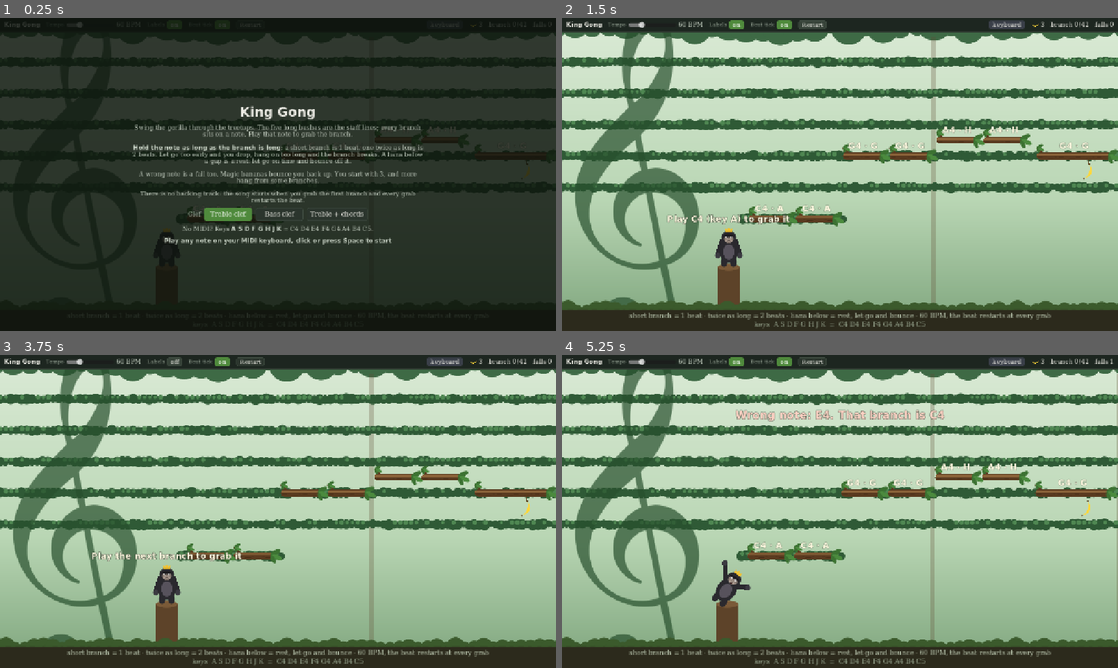
Above: before the commit, frames 1-4 (two rows, left to right).
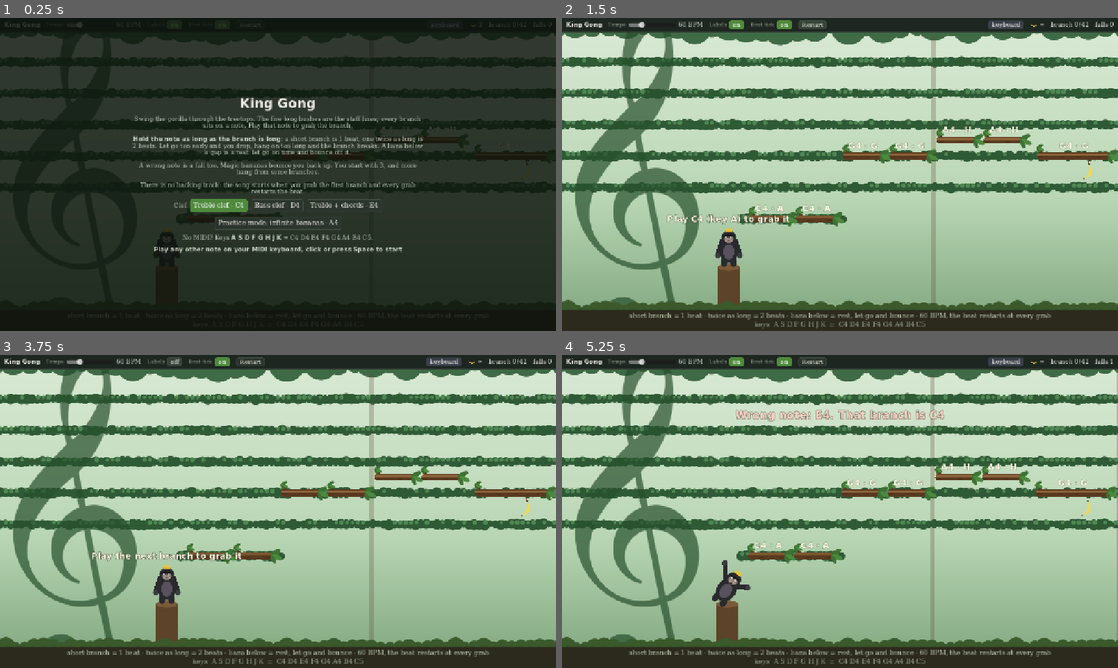
Above: after the commit, the same moments.

Repository: judokas01/midi-game-concepts
Game: Godot game, scene res://main.tscn
The game is run twice, just before and just after one commit, with the same random seed, the same clock (stepped at 60 frames per second) and the same inputs.
Inputs (mouse positions are in pixels of both pictures, inside the frame that each line leads up to):
- Up to frame 1 (0.25 s): no input
- Up to frame 2 (1.5 s): click (840, 224) at 0.5 s, where only the run after the commit has a clickable "Practice mode: infinite banan…"; click "Restart" at 1.25 s
- Up to frame 3 (3.75 s): click "Restart" at 2 s; click "Restart" at 2.75 s; click "on" at 3.5 s
- Up to frame 4 (5.25 s): click "off" at 4.25 s; tap Enter at 5 s; move the mouse to (962, 495) at 5.02 s; hold D from 5.03 s (still down); tap M at 5.1 s; click (962, 495) at 5.17 s

The runs differ from the first frame. In frame 1, 7.9% of the frame differs, in the area x 23-76%, y 25-76%; in frame 2, less than 0.1%; in frame 3, less than 0.1%; in frame 4, less than 0.1%.

Commit message:
midi controls

Diff:
--- a/godot-implementations/king-gong/main.tscn
+++ b/godot-implementations/king-gong/main.tscn
@@ -233,7 +233,7 @@
 offset_left = -280.0
 offset_top = 115.6
 offset_right = 280.0
-offset_bottom = 231.6
+offset_bottom = 275.6
 grow_horizontal = 2
 mouse_filter = 2
 theme_override_styles/panel = SubResource("StyleBoxFlat_panel")
@@ -256,6 +256,26 @@
 theme_override_font_sizes/font_size = 15
 horizontal_alignment = 1
 
+[node name="Buttons" type="HBoxContainer" parent="Hud/EndPanel/Lines"]
+layout_mode = 2
+mouse_filter = 2
+theme_override_constants/separation = 8
+alignment = 1
+
+[node name="Again" type="Button" parent="Hud/EndPanel/Lines/Buttons"]
+custom_minimum_size = Vector2(140, 30)
+layout_mode = 2
+focus_mode = 0
+theme_override_font_sizes/font_size = 15
+text = "Play again"
+
+[node name="Menu" type="Button" parent="Hud/EndPanel/Lines/Buttons"]
+custom_minimum_size = Vector2(140, 30)
+layout_mode = 2
+focus_mode = 0
+theme_override_font_sizes/font_size = 15
+text = "Main menu"
+
 [node name="Bar" type="PanelContainer" parent="Hud"]
 anchors_preset = 10
 anchor_right = 1.0
@@ -496,6 +516,15 @@
 button_group = SubResource("ButtonGroup_hint")
 text = "Bass clef"
 
+[node name="Practice" type="Button" parent="Hud/Overlay/Center/Box"]
+custom_minimum_size = Vector2(0, 30)
+layout_mode = 2
+size_flags_horizontal = 4
+focus_mode = 0
+theme_override_font_sizes/font_size = 15
+toggle_mode = true
+text = "Practice mode: infinite bananas"
+
 [node name="Keys" type="RichTextLabel" parent="Hud/Overlay/Center/Box"]
 layout_mode = 2
 mouse_filter = 2
@@ -508,6 +537,6 @@
 layout_mode = 2
 mouse_filter = 2
 bbcode_enabled = true
-text = "[center][b]Play any note on your MIDI keyboard, click or press Space to start[/b][/center]"
+text = "[center][b]Play any other note on your MIDI keyboard, click or press Space to start[/b][/center]"
 fit_content = true
 scroll_active = false
--- a/godot-implementations/king-gong/scripts/game.gd
+++ b/godot-implementations/king-gong/scripts/game.gd
@@ -33,6 +33,7 @@
 var clef := Song.Clef.TREBLE   # these three are chosen on the start screen
 var chords := false            # the treble clef with chords: a log to break at every chord change
 var hint := ChordLog.Hint.NAME   # what the sign on each log shows
+var practice := false          # the magic bananas never run out
 
 var notes: Array[Song.Note] = []
 var bananas := 0
@@ -87,6 +88,7 @@
 	note_input.source_changed.connect(_on_source_changed)
 	note_input.start_requested.connect(start)
 	note_input.restart_requested.connect(_on_restart_key)
+	note_input.menu_requested.connect(_on_menu_key)
 	hud.start_pressed.connect(start)
 	hud.restart_pressed.connect(restart)
 	hud.tempo_changed.connect(func(v: float) -> void: bpm = v)
@@ -94,6 +96,8 @@
 	hud.tick_toggled.connect(_on_tick_toggled)
 	hud.style_chosen.connect(set_style)
 	hud.hint_chosen.connect(set_hint)
+	hud.practice_toggled.connect(set_practice)
+	hud.menu_pressed.connect(show_menu)
 	if Array(OS.get_cmdline_user_args()).any(func(a: String) -> bool: return a in ["--autoplay", "--perf", "--chords"] or a.begins_with("--shots=")):
 		add_child(preload("res://scripts/dev_autoplay.gd").new())
 	now = now_ms()
@@ -164,6 +168,18 @@
 	_refresh_labels()
 
 
+func set_practice(on: bool) -> void:
+	practice = on
+	_update_hud()
+
+
+## Back to the start screen, with the level laid out again behind it.
+func show_menu() -> void:
+	started = false
+	restart()
+	hud.show_overlay()
+
+
 func beat_ms() -> float:
 	return 60000.0 / bpm
 
@@ -217,6 +233,11 @@
 # ---------------------------------------------------------------- rules
 
 func note_on(m: int, ts: float) -> void:
+	if hud.menu_up():
+		# menus are worked from the MIDI keyboard; on the computer keyboard there is the mouse
+		if note_input.source == "MIDI" and not hud.choose(m) and not started:
+			start()   # any note that picks nothing; it grabs nothing either
+		return
 	if chords and m < SPLIT:
 		_left[m] = true
 		_left_changed(ts)
@@ -379,8 +400,9 @@
 	metronome.cancel_ticks()
 	_blend = {from = render.pos, rot = render.rot, t0 = now_ms(), dur = 450.0, hop = 1.5 * S}
 	state = State.WON
-	hud.show_end("Home in the nest!", "%d fall%s · %d banana%s left · Enter or Restart to play again"
-		% [falls, "" if falls == 1 else "s", bananas, "" if bananas == 1 else "s"])
+	var left := "practice mode" if practice else "%d banana%s left" % [bananas, "" if bananas == 1 else "s"]
+	hud.show_end("Home in the nest!", "%d fall%s · %s · Enter plays again, Esc for the menu"
+		% [falls, "" if falls == 1 else "s", left])
 
 
 func _update(dt: float) -> void:
@@ -404,15 +426,16 @@
 					fall_rot = 0.0
 					land_t = now
 			elif now - land_t > 550.0:
-				if bananas > 0:
-					bananas -= 1
-					_update_hud()
+				if practice or bananas > 0:
+					if not practice:
+						bananas -= 1
+						_update_hud()
 					state = State.BOUNCE
 					bounce_t0 = now
 					world.pop_banana(Vector2(fall_pos.x, Staff.FLOOR_Y - 0.25 * S))
 				else:
 					state = State.OVER
-					hud.show_end("Out of magic bananas", "Made it to branch %d of %d · Enter or Restart to try again"
+					hud.show_end("Out of magic bananas", "Made it to branch %d of %d · Enter tries again, Esc for the menu"
 						% [done_up_to, notes.size()])
 		State.BOUNCE:
 			if now - bounce_t0 > 1100.0:
@@ -422,7 +445,7 @@
 
 
 func _update_hud() -> void:
-	hud.show_stats(bananas, done_up_to, notes.size(), falls)
+	hud.show_stats(-1 if practice else bananas, done_up_to, notes.size(), falls)
 
 
 # ---------------------------------------------------------------- settings
@@ -430,6 +453,11 @@
 func _on_restart_key() -> void:
 	if started:
 		restart()
+
+
+func _on_menu_key() -> void:
+	if started:
+		show_menu()
 
 
 func _on_labels_toggled(on: bool) -> void:
--- a/godot-implementations/king-gong/scripts/hud.gd
+++ b/godot-implementations/king-gong/scripts/hud.gd
@@ -1,6 +1,8 @@
 extends CanvasLayer
 ## Everything drawn over the game: the top bar (settings and score), the start overlay, why
-## you fell, the end panel, the legend, and bananas flying to the counter.
+## you fell, the end panel, the legend, and bananas flying to the counter. The two menus, the
+## start overlay and the end panel, can also be worked from the MIDI keyboard: each button
+## has a note, written on it.
 
 signal start_pressed
 signal restart_pressed
@@ -9,14 +11,23 @@
 signal tick_toggled(on: bool)
 signal style_chosen(clef: Song.Clef, chords: bool)
 signal hint_chosen(hint: ChordLog.Hint)
+signal practice_toggled(on: bool)
+signal menu_pressed
 
 const Song := preload("res://scripts/song.gd")
 const ChordLog := preload("res://scripts/chord_log.gd")
 const Staff := preload("res://scripts/staff.gd")
 const GlowingBanana := preload("res://scenes/glowing_banana.tscn")
 const SOURCE_COLOURS := {"keyboard": Color("3a3f49"), "MIDI": Color("2e8b57")}
+# the note that picks each button, by its path under the menu; on the start screen any other
+# note starts the game
+const START_KEYS := {"Clef/Treble": 60, "Clef/Bass": 62, "Clef/Chords": 64, "Hint/Name": 65, "Hint/Bass": 67,
+	"Practice": 69}
+const END_KEYS := {"Again": 60, "Menu": 62}
+const END_DEAF_MS := 800   # the end panel ignores notes this long, so a note still being played can't pick
 
 var _banner_fade: Tween
+var _end_listens_at := 0
 
 @onready var _bar: Control = $Bar
 @onready var _tempo: HSlider = $Bar/Row/Tempo/Slider
@@ -27,6 +38,8 @@
 @onready var _progress: Label = $Bar/Row/Progress
 @onready var _falls: Label = $Bar/Row/Falls
 @onready var _overlay: Control = $Overlay
+@onready var _start_menu: Control = $Overlay/Center/Box
+@onready var _end_menu: Control = $EndPanel/Lines/Buttons
 @onready var _overlay_keys: RichTextLabel = $Overlay/Center/Box/Keys
 @onready var _chord_rule: Control = $Overlay/Center/Box/ChordRule
 @onready var _hint: Control = $Overlay/Center/Box/Hint
@@ -42,18 +55,26 @@
 	_toggle($Bar/Row/Labels/Toggle, labels_toggled)
 	_toggle($Bar/Row/Tick/Toggle, tick_toggled)
 	$Bar/Row/Restart.pressed.connect(func() -> void: restart_pressed.emit())
-	$Overlay/Center/Box/Clef/Treble.pressed.connect(func() -> void: style_chosen.emit(Song.Clef.TREBLE, false))
-	$Overlay/Center/Box/Clef/Bass.pressed.connect(func() -> void: style_chosen.emit(Song.Clef.BASS, false))
-	$Overlay/Center/Box/Clef/Chords.pressed.connect(func() -> void: style_chosen.emit(Song.Clef.TREBLE, true))
-	$Overlay/Center/Box/Hint/Name.pressed.connect(func() -> void: hint_chosen.emit(ChordLog.Hint.NAME))
-	$Overlay/Center/Box/Hint/Bass.pressed.connect(func() -> void: hint_chosen.emit(ChordLog.Hint.BASS_CLEF))
+	_on_chosen($Overlay/Center/Box/Clef/Treble, func() -> void: style_chosen.emit(Song.Clef.TREBLE, false))
+	_on_chosen($Overlay/Center/Box/Clef/Bass, func() -> void: style_chosen.emit(Song.Clef.BASS, false))
+	_on_chosen($Overlay/Center/Box/Clef/Chords, func() -> void: style_chosen.emit(Song.Clef.TREBLE, true))
+	_on_chosen($Overlay/Center/Box/Hint/Name, func() -> void: hint_chosen.emit(ChordLog.Hint.NAME))
+	_on_chosen($Overlay/Center/Box/Hint/Bass, func() -> void: hint_chosen.emit(ChordLog.Hint.BASS_CLEF))
+	$Overlay/Center/Box/Practice.toggled.connect(func(on: bool) -> void: practice_toggled.emit(on))
+	$EndPanel/Lines/Buttons/Again.pressed.connect(func() -> void: restart_pressed.emit())
+	$EndPanel/Lines/Buttons/Menu.pressed.connect(func() -> void: menu_pressed.emit())
+	for menu: Array in [[_start_menu, START_KEYS], [_end_menu, END_KEYS]]:
+		for path: String in menu[1]:
+			var button: Button = menu[0].get_node(path)
+			button.text += " · " + Song.note_name(menu[1][path])
 	_overlay.gui_input.connect(_on_overlay_input)
 	# own copy, so recolouring it does not touch the scene's shared style
 	_source.add_theme_stylebox_override("normal", _source.get_theme_stylebox("normal").duplicate())
 
 
+## `bananas` < 0: they never run out, in practice mode.
 func show_stats(bananas: int, done: int, total: int, falls: int) -> void:
-	_banana_count.text = str(bananas)
+	_banana_count.text = str(bananas) if bananas >= 0 else "∞"
 	_progress.text = "branch %d/%d" % [done, total]
 	_falls.text = "falls %d" % falls
 
@@ -87,6 +108,40 @@
 
 func hide_overlay() -> void:
 	_overlay.hide()
+
+
+func show_overlay() -> void:
+	_overlay.show()
+
+
+## The start screen or the end panel is up.
+func menu_up() -> bool:
+	return _overlay.visible or _end.visible
+
+
+## Picks the button on MIDI note `m` in the menu that is up, as a click would. True if `m` is
+## one of that menu's notes, even when its button is hidden.
+func choose(m: int) -> bool:
+	var menu := _start_menu
+	var keys := START_KEYS
+	if not _overlay.visible:
+		if not _end.visible or Time.get_ticks_msec() < _end_listens_at:
+			return false
+		menu = _end_menu
+		keys = END_KEYS
+	var path: Variant = keys.find_key(m)
+	if path == null:
+		return false
+	var button: Button = menu.get_node(path)
+	if not button.is_visible_in_tree():
+		return true
+	if not button.toggle_mode:
+		button.pressed.emit()
+	elif button.button_group:
+		button.button_pressed = true
+	else:
+		button.button_pressed = not button.button_pressed
+	return true
 
 
 ## Why you fell: shown for 2.8 s, fading over the last fifth.
@@ -103,9 +158,11 @@
 
 
 func show_end(title: String, line: String) -> void:
+	clear_messages()
 	$EndPanel/Lines/Title.text = title
 	$EndPanel/Lines/Line.text = line
 	_end.show()
+	_end_listens_at = Time.get_ticks_msec() + END_DEAF_MS
 
 
 func clear_messages() -> void:
@@ -130,6 +187,13 @@
 	flight.tween_callback(fruit.queue_free)
 
 
+## `picked` runs when `button`, one of a group, becomes the chosen one: clicked or played.
+func _on_chosen(button: Button, picked: Callable) -> void:
+	button.toggled.connect(func(on: bool) -> void:
+		if on:
+			picked.call())
+
+
 func _toggle(button: Button, changed: Signal) -> void:
 	button.toggled.connect(func(on: bool) -> void:
 		button.text = "on" if on else "off"
--- a/godot-implementations/king-gong/scripts/note_input.gd
+++ b/godot-implementations/king-gong/scripts/note_input.gd
@@ -11,6 +11,7 @@
 signal source_changed(source: String)
 signal start_requested
 signal restart_requested
+signal menu_requested
 
 const Song := preload("res://scripts/song.gd")
 const KEYS: Array[Key] = [KEY_A, KEY_S, KEY_D, KEY_F, KEY_G, KEY_H, KEY_J, KEY_K]
@@ -90,7 +91,6 @@
 		if midi.message == MIDI_MESSAGE_NOTE_ON and midi.velocity > 0:
 			_set_source("MIDI")
 			note_on.emit(midi.pitch, t)
-			start_requested.emit()   # any note starts the game; after note_on, so that note grabs nothing
 		elif midi.message == MIDI_MESSAGE_NOTE_OFF or midi.message == MIDI_MESSAGE_NOTE_ON:
 			note_off.emit(midi.pitch, t)   # note-on with velocity 0 IS a note-off
 		return
@@ -113,6 +113,8 @@
 		start_requested.emit()
 	elif key.keycode == KEY_ENTER or key.keycode == KEY_KP_ENTER:
 		restart_requested.emit()
+	elif key.keycode == KEY_ESCAPE:
+		menu_requested.emit()
 	elif idx >= 0:
 		_set_source("keyboard")
 		note_on.emit(KEY_MIDI[idx] + 12 * octave_shift, t)
Not shown, changed: godot-implementations/king-gong/README.md
